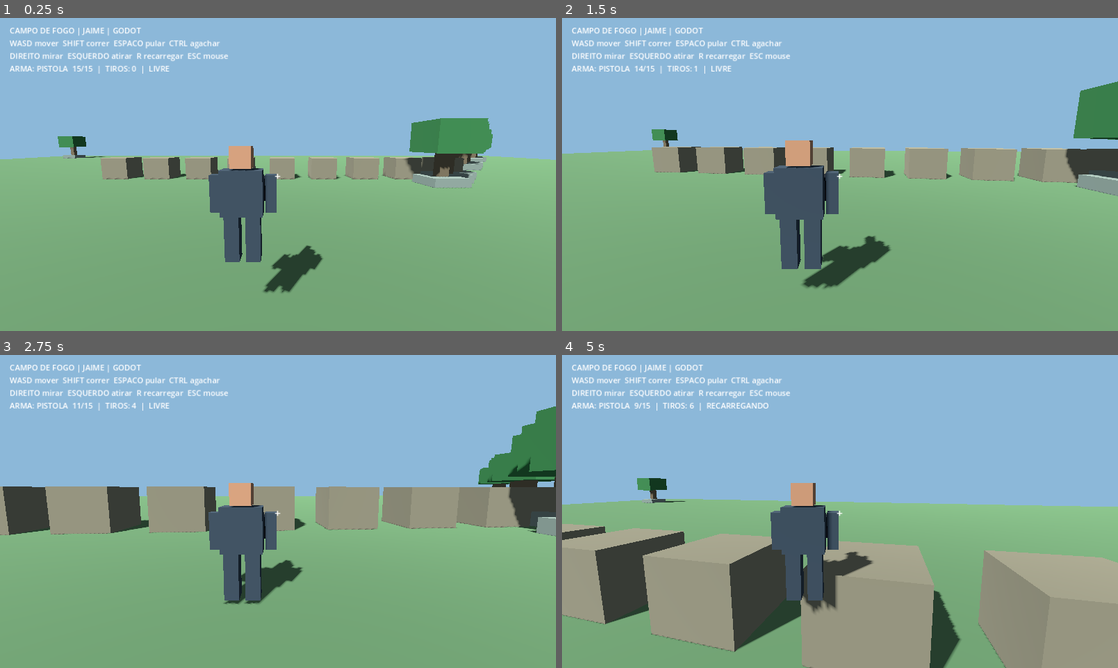
Above: before the commit, frames 1-4 (two rows, left to right).
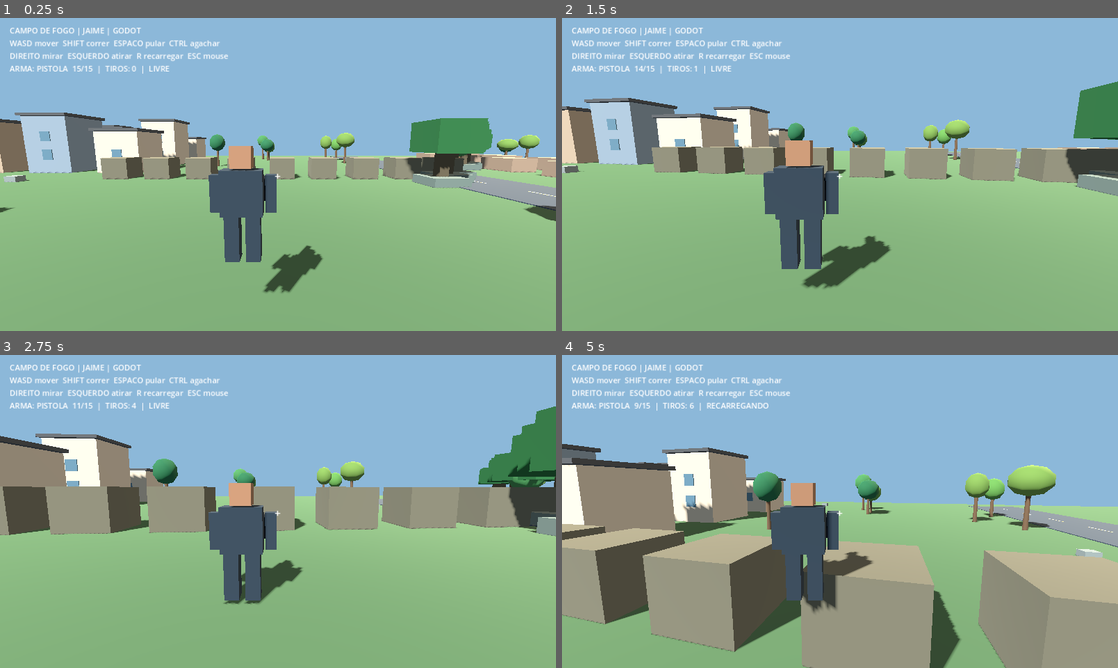
Above: after the commit, the same moments.

Repository: jaime66fla-crypto/gameteste
Game: Godot game, scene res://scenes/main.tscn
Same seed, same stepped clock (60 frames per second), same inputs: the game is played once before the commit and once after it.
Inputs (mouse positions are in pixels of both pictures, inside the frame that each line leads up to):
- Up to frame 1 (0.25 s): no input
- Up to frame 2 (1.5 s): tap Enter at 0.5 s; move the mouse to (867, 174) at 0.52 s; hold Right mouse button (aim) 0.53-1.28 s; hold W (move_forward) from 0.53 s (still down); click (867, 174) at 0.67 s; tap Space (jump) at 0.77 s; move the mouse to (812, 174) at 1.27 s; tap Ctrl (crouch) at 1.35 s
- Up to frame 3 (2.75 s): keep holding W (move_forward); tap Space (jump) at 1.52 s; move the mouse to (289, 505) at 2.02 s; press the mouse at (289, 505) at 2.03 s
- Up to frame 4 (5 s): keep holding W (move_forward); move the mouse to (834, 517) at 2.77 s; release the mouse at (834, 517) at 2.78 s; tap Shift (sprint) at 2.85 s; click (834, 517) at 2.92 s; tap Space (jump) at 3.02, 3.77, 4.52 s; move the mouse to (878, 514) at 3.52 s; hold Right mouse button (aim) 3.53-4.28 s; tap R (reload) at 4.15 s; move the mouse to (795, 508) at 4.27 s; tap Ctrl (crouch) at 4.35 s

The runs differ from the first frame. In frame 1, 8.9% of the frame differs, in the area x 0-100%, y 30-65%; in frame 2, 7.4%; in frame 3, 6.1%; in frame 4, 12%, in the area x 0-100%, y 28-65%.

Commit message:
feat(godot): load visual polish module in prototype

Diff:
--- a/godot/scripts/main.gd
+++ b/godot/scripts/main.gd
@@ -1,6 +1,7 @@
 extends Node3D
 
 const PlayerScript = preload("res://scripts/player.gd")
+const WorldPolishScript = preload("res://scripts/world_polish.gd")
 var player: CharacterBody3D
 var hud: Label
 var crosshair: Label
@@ -8,6 +9,10 @@
 func _ready() -> void:
     _register_inputs()
     _build_world()
+    var world_polish := Node3D.new()
+    world_polish.name = "WorldPolish"
+    world_polish.set_script(WorldPolishScript)
+    add_child(world_polish)
     player = CharacterBody3D.new()
     player.name = "Jaime"
     player.set_script(PlayerScript)
